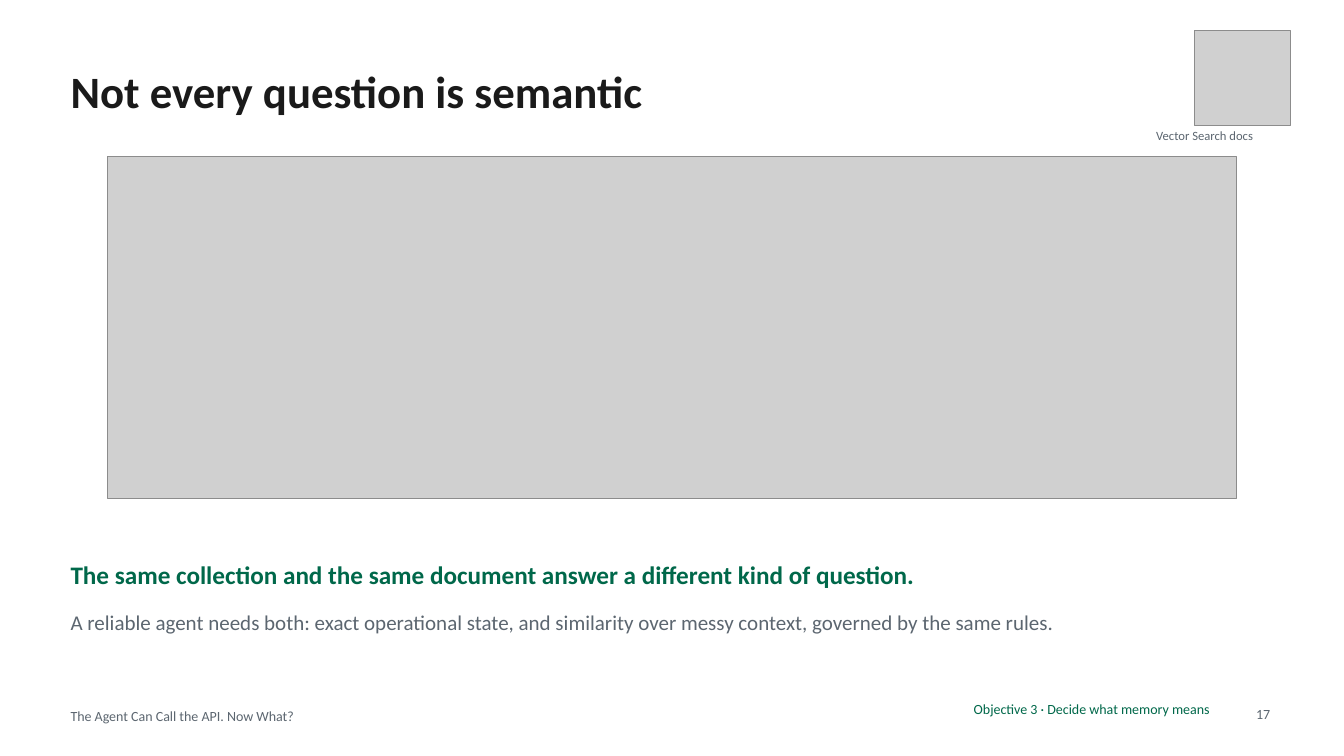
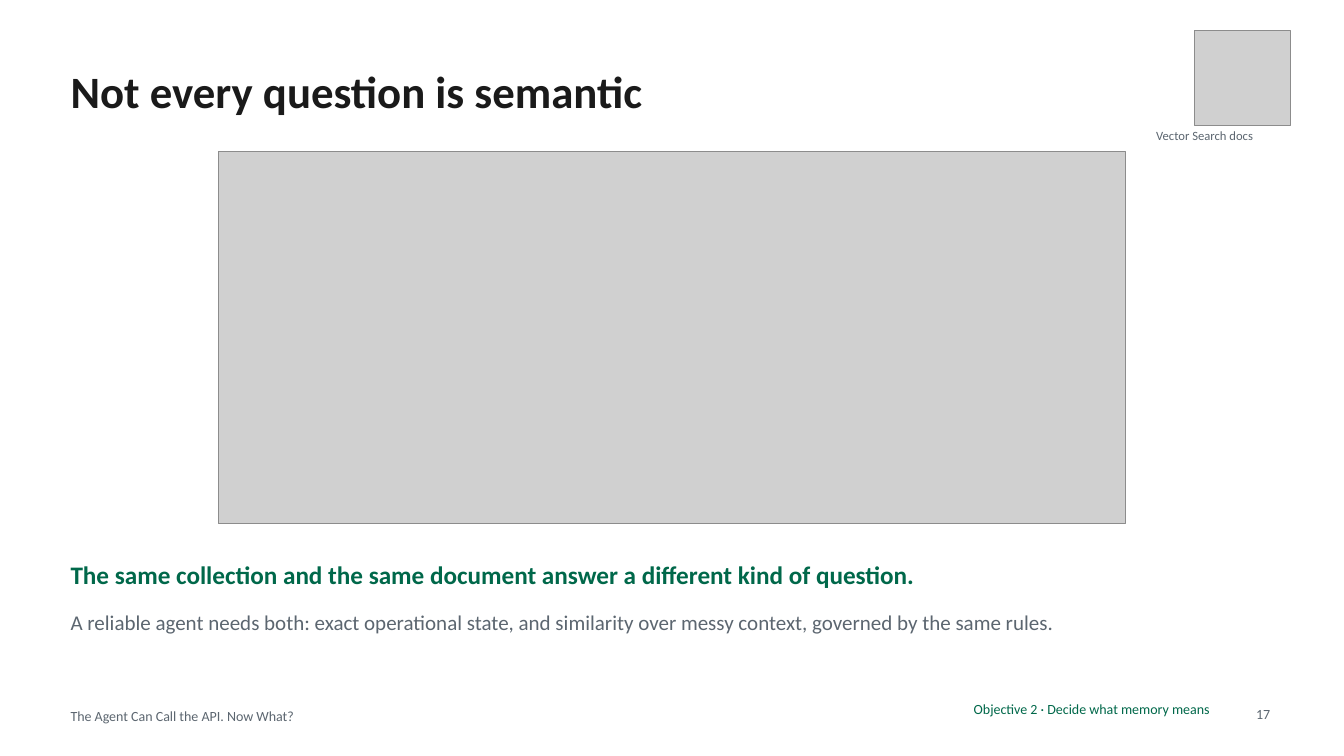
Before and after one commit to eoinjordan/what-should-a-local-agent-remember, a slide deck: slide 17 of slides/what-should-a-local-agent-remember.pptx. Drawn at 1344x756 pixels with LibreOffice and Linux fonts; fonts in the diff are those of the drawing; grey boxes stand for pictures. Boxes give left, top, right and bottom in pixels: in the first picture for what was removed or moved away, otherwise in the second. Text is boxed around its words. In the diff, an @@ line names an element or a change of style, - is before the commit and + after.

```diff
--- a/slides/what-should-a-local-agent-remember.pptx
+++ b/slides/what-should-a-local-agent-remember.pptx
@@ picture: place and size @@
-picture at bbox=[108, 156, 1237, 498]
+picture at bbox=[219, 151, 1126, 524]
@@ text at bbox=[974, 704, 1210, 717]: text changed @@
-Objective 3 · Decide what memory means
+Objective 2 · Decide what memory means
```
Also in this commit, not shown: 9 other slides changed, 4 other files.
